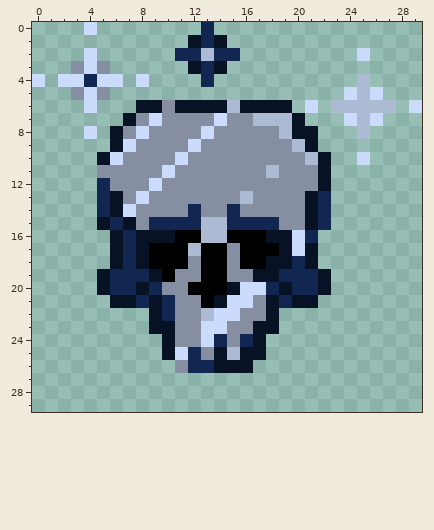
Two states of a pixel-art sprite, src/assets/img/icons/items/armour/spectral_face.png. The picture above was drawn from the file before the commit.
The file is 60x60 pixels, drawn in blocks of 2x2; one block is one cell here.
Once edited:
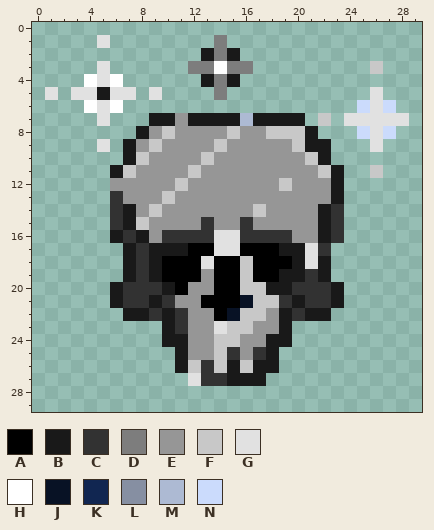
Palette (. is transparent): A #000000  B #191919  C #323232  D #7d7d7d  E #969696  F #c8c8c8  G #e1e1e1  H #ffffff  J #081225  K #112651  L #868fa2  M #adbad3  N #cbdbfc
Changes in this commit:
@@ x 0..29 @@
- 0 ....N........K................
- 1 ............JKJ...............
- 2 ....N......KKMKK.........N....
- 3 ...LNL......JKJ...............
- 4 N.NNKNN.N....K...........M....
- 5 ...LNL..................NMN...
- 6 ....N...JJLJJJJMJJJJ.N.MMMMM.N
- 7 .......JLNLLLLNLLMMMJ...NMN...
- 8 ....N.JLNLLLLNLLLLLMJJ...M....
- 9 ......JNLLLLNLLLLLLLMJ........
-10 .....JNLLLLNLLLLLLLLLMJ..N....
-11 .....LLLLLNLLLLLLLMLLLJ.......
-12 .....KLLLNLLLLLLLLLLLLJ.......
-13 .....KJLNLLLLLLLMLLLLJK.......
-14 .....KJNLLLLKLLKLLLLLJK.......
-15 .....JKJLKKKKMMKKKKLLJK.......
-16 ......JKJJJAAMMAAAJJNK........
-17 ......JKJAAAMAALAAAJNJ........
-18 ......JKJAAALAALAAJJKJ........
-19 .....JKKKJALLAALLJJKKKJ.......
-20 .....JKKJKLLAAAJNNKJKKJ.......
-21 ......JJKJKLLAJNNLJKJJ........
-22 .........JKLLMNNLLJ...........
-23 .........JJLLNNLLJJ...........
-24 ..........JLLNKLKJ............
-25 ..........JNKLJMJJ............
-26 ...........LKKJJJ.............
-27 ..............................
+ 0 ..............................
+ 1 .....G........D...............
+ 2 .............BDB..............
+ 3 .....G......DDHDD.........F...
+ 4 ....HGH......BDB..............
+ 5 .G.GGBGG.G....D...........G...
+ 6 ....HGH..................NGN..
+ 7 .....G...BBEBBBBMBBBB.F.GGGGG.
+ 8 ........BEFEEEEFEEFFFB...NGN..
+ 9 .....G.BEFEEEEFEEEEEFBB...G...
+10 .......BFEEEEFEEEEEEEFB.......
+11 ......BFEEEEFEEEEEEEEEFB..F...
+12 ......EEEEEFEEEEEEEFEEEB......
+13 ......CEEEFEEEEEEEEEEEEB......
+14 ......CBEFEEEEEEEFEEEEBC......
+15 ......CBFEEEECEECEEEEEBC......
+16 ......BCBECCCCGGCCCCEEBC......
+17 .......BCBBBAAGGAAABBGC.......
+18 .......BCBAAAGAAFAAABGB.......
+19 .......BCBAAAEAAFAABBCB.......
+20 ......BCCCBAEEAAFFBBCCCB......
+21 ......BCCBCEEAAAJFFCBCCB......
+22 .......BBCBCEEAJFFEBCBB.......
+23 ..........BCEEGFFEEB..........
+24 ..........BBEEFFEEBB..........
+25 ...........BEEFCECB...........
+26 ...........BFCFBFBB...........
+27 ............GCCBBB............
 28 ..............................
